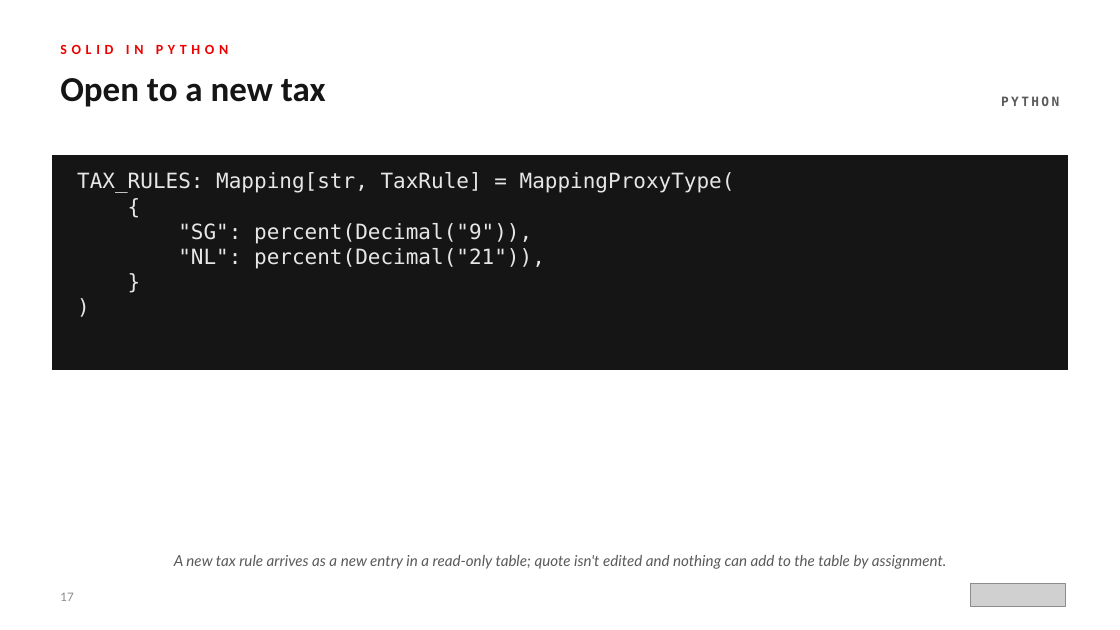
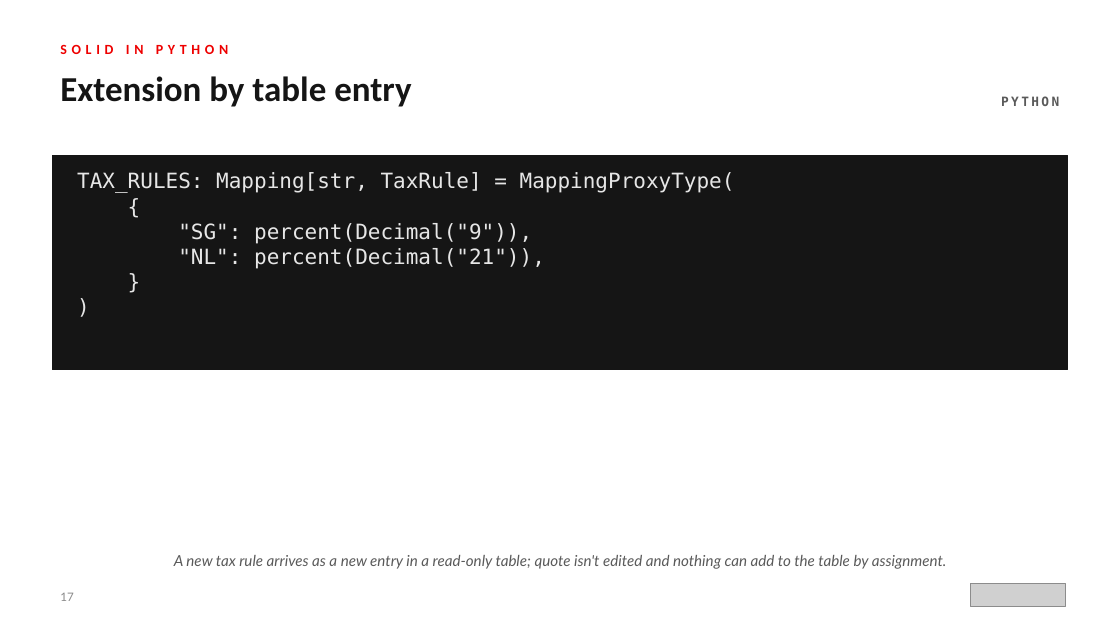
Before and after one commit to patterncatalyst/design-patterns-with-python, a slide deck: slide 17 of presentation/design-patterns-with-python-101-patterns-and-solid.pptx. Drawn at 1120x630 pixels with LibreOffice and Linux fonts; fonts in the diff are those of the drawing; grey boxes stand for pictures. Boxes give left, top, right and bottom in pixels: in the first picture for what was removed or moved away, otherwise in the second. Text is boxed around its words. In the diff, an @@ line names an element or a change of style, - is before the commit and + after.

```diff
--- a/presentation/design-patterns-with-python-101-patterns-and-solid.pptx
+++ b/presentation/design-patterns-with-python-101-patterns-and-solid.pptx
@@ text at <box>60,76,411,107</box>: text changed @@
-Open to a new tax
+Extension by table entry
```
Also in this commit, not shown: 13 other slides changed, 3 other files.
